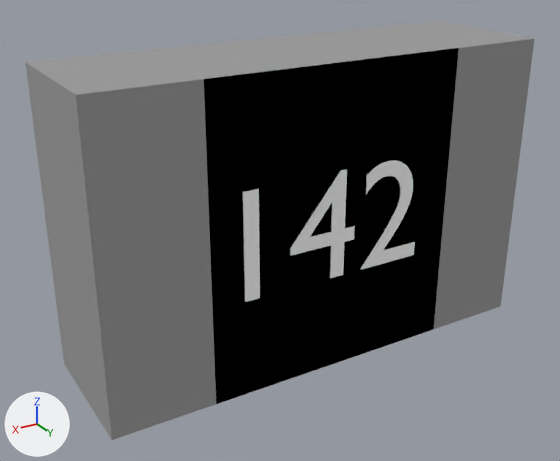
The Blender file Pcb/Resistors/Smd_0805/3D_View/2k7_0805.blend: old version first, new version second.
Before and after are seen from a 50 mm lens placed at (0.695, 1.221, 0.501), pointed at (0.038, 0.126, -0.046). The axes (+X, +Y, +Z) are drawn at lower left. The lights are the same throughout.

Objects in the first picture: 'ShapeIndexedFaceSet.001', 'ShapeIndexedFaceSet.002', 'Text'.
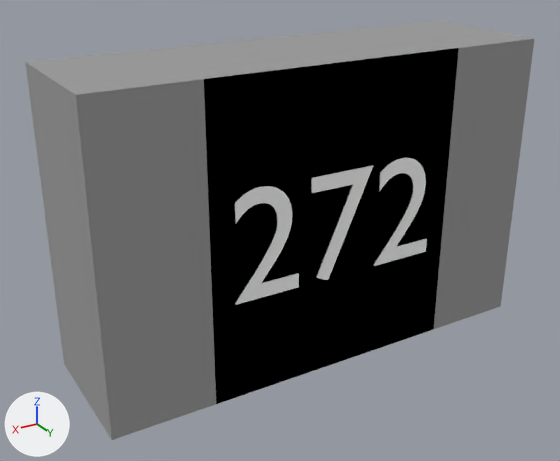
Changed parts and their boxes [x1, y1, x2, y2] in the pictures (560 x 461 px):
'Text', text changed, moved
    before: [243, 160, 415, 302]
    after: [235, 158, 427, 305]

What the commit changed:
In text 'Text' (txt_text), body goes from '142' to '272'.
Object 'Text' (ob_text) moves from (0.233, 0.25, -0.094) to (0.205, 0.25, -0.094).
